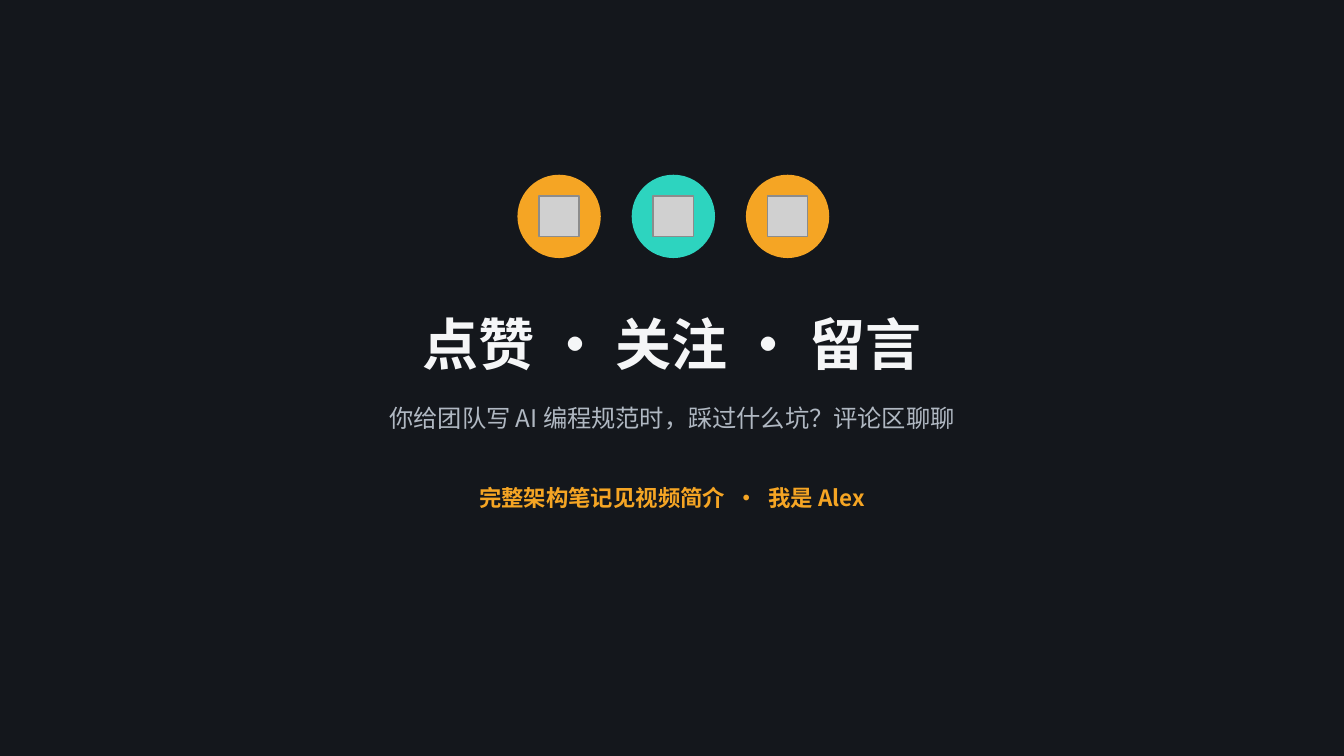
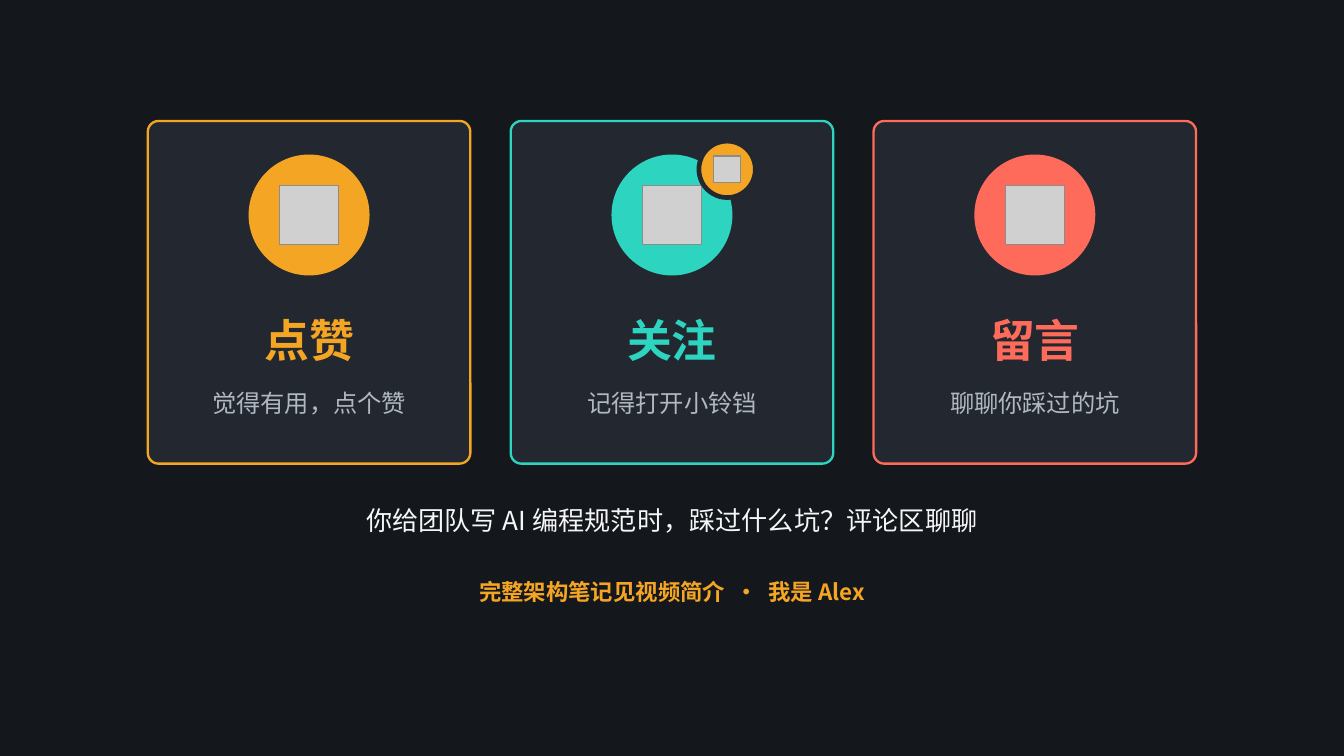
Before and after one commit to alexsunlee/alexsunlee.github.io, a slide deck: slide 30 of content/AI Learning/Ponytail · 提示词分发系统架构解析.pptx. Drawn at 1344x756 pixels with LibreOffice and Linux fonts; fonts in the diff are those of the drawing; grey boxes stand for pictures. Boxes give left, top, right and bottom in pixels: in the first picture for what was removed or moved away, otherwise in the second. Text is boxed around its words. In the diff, an @@ line names an element or a change of style, - is before the commit and + after.

```diff
--- a/content/AI Learning/Ponytail · 提示词分发系统架构解析.pptx
+++ b/content/AI Learning/Ponytail · 提示词分发系统架构解析.pptx
@@ rounded rectangle added at <box>148,121,470,464</box>, fill #232830, outline #F5A524 1.25 pt @@
@@ rounded rectangle added at <box>511,121,833,464</box>, fill #232830, outline #2DD4BF 1.25 pt @@
@@ ellipse added at <box>699,141,755,198</box>, fill #F5A524, outline #232830 2.5 pt @@
@@ rounded rectangle added at <box>874,121,1196,464</box>, fill #232830, outline #FF6B5B 1.25 pt @@
@@ ellipse: place and size @@
-ellipse at <box>517,175,601,258</box>
+ellipse at <box>249,155,370,276</box>
@@ ellipse: place and size @@
-ellipse at <box>632,175,715,258</box>
+ellipse at <box>612,155,732,276</box>
@@ picture added at <box>714,156,741,183</box> @@
@@ ellipse removed at <box>746,175,829,258</box> @@
@@ ellipse added at <box>974,155,1095,276</box>, fill #FF6B5B @@
@@ picture: place and size @@
-picture at <box>539,196,579,237</box>
+picture at <box>280,185,339,245</box>
@@ picture: place and size @@
-picture at <box>653,196,694,237</box>
+picture at <box>642,185,702,245</box>
@@ picture: place and size @@
-picture at <box>767,196,808,237</box>
+picture at <box>1005,185,1064,245</box>
@@ text added at <box>264,319,354,361</box>, 24 pt, text #F5A524, bold @@
+点赞
@@ text at <box>627,319,717,361</box>: text changed; size 30 to 24 pt; text colour #F5F6F7 to #2DD4BF @@
-点赞 · 关注 · 留言
+关注
@@ text added at <box>990,319,1080,361</box>, 24 pt, text #FF6B5B, bold @@
+留言
@@ text added at <box>212,391,406,414</box>, 13 pt, text #B0B8C2 @@
+觉得有用，点个赞
@@ text added at <box>587,391,757,414</box>, 13 pt, text #B0B8C2 @@
+记得打开小铃铛
@@ text added at <box>950,391,1120,414</box>, 13 pt, text #B0B8C2 @@
+聊聊你踩过的坑
@@ text "你给团队写 AI 编程规范时，踩过什么坑？评论区聊聊": place and size @@
-text "你给团队写 AI 编程规范时，踩过什么坑？评论区聊聊" at <box>390,406,955,430</box>
+text "你给团队写 AI 编程规范时，踩过什么坑？评论区聊聊" at <box>366,508,977,533</box>
@@ text "你给团队写 AI 编程规范时，踩过什么坑？评论区聊聊" at <box>366,508,977,533</box>: size 13 to 14 pt, text colour #B0B8C2 to #F5F6F7 @@
@@ text "完整架构笔记见视频简介 · 我是 Alex": place and size @@
-text "完整架构笔记见视频简介 · 我是 Alex" at <box>479,487,865,508</box>
+text "完整架构笔记见视频简介 · 我是 Alex" at <box>479,581,865,602</box>
```
